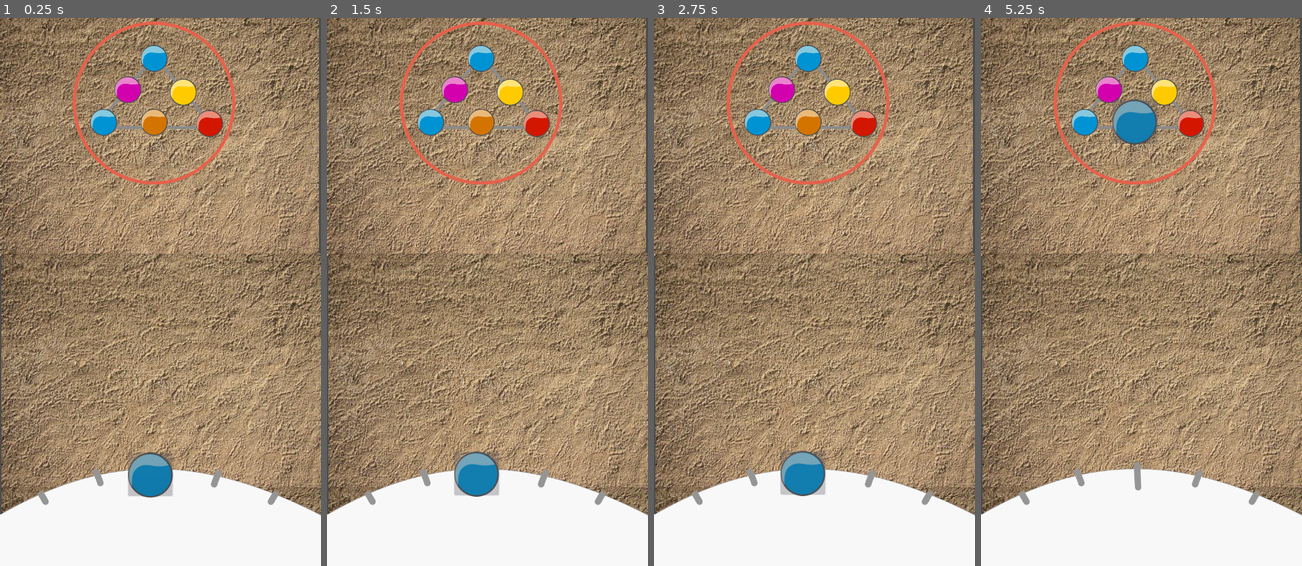
Above: before the commit, frames 1-4 (left to right).
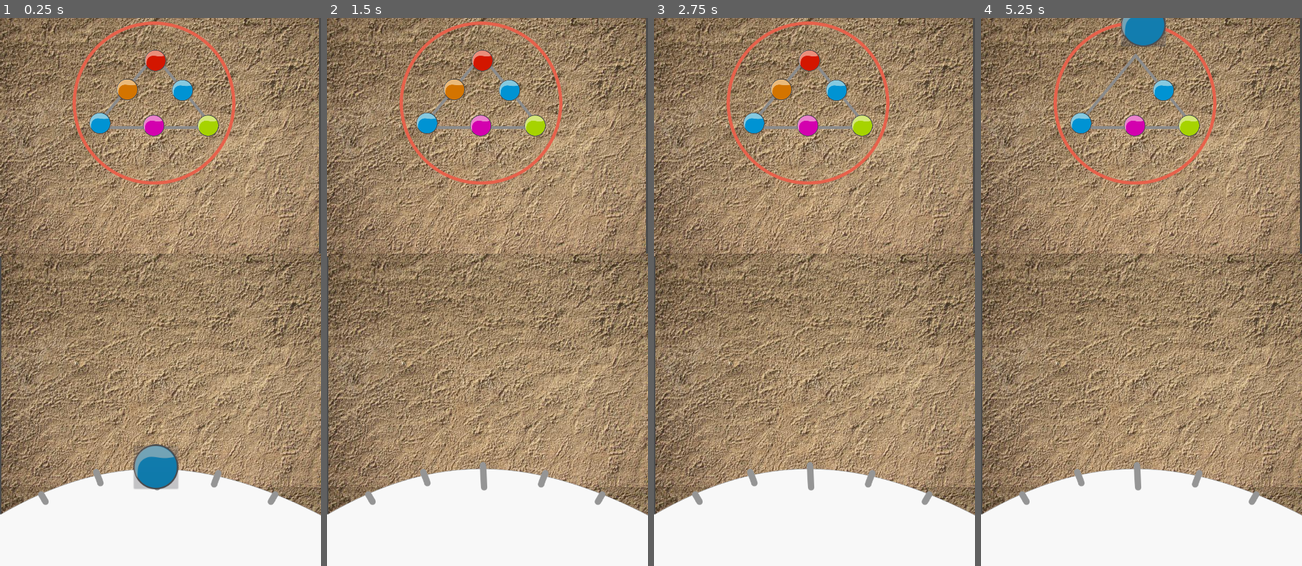
Above: after the commit, the same moments.

Repository: Shadoworker/Egattes
Game: Godot game, scene res://Game.tscn
Two runs of this game, one before a commit and one after it. Both use one fixed random seed, a clock stepped at 60 frames per second and the inputs below.
Inputs (mouse positions are in pixels of both pictures, inside the frame that each line leads up to):
- Up to frame 1 (0.25 s): no input
- Up to frame 2 (1.5 s): click (477, 472) at 0.52 s; click (477, 472) at 1.27 s
- Up to frame 3 (2.75 s): click (804, 472) at 2.02 s
- Up to frame 4 (5.25 s): tap Enter at 2.75, 4.25 s; move the mouse to (1135, 56) at 2.77 s; press the mouse at (1135, 56) at 2.78 s; tap Space at 3.5, 5 s; move the mouse to (1109, 89) at 3.52 s; release the mouse at (1109, 89) at 3.53 s; click (1109, 89) at 3.6 s; move the mouse to (1083, 122) at 4.27 s; press the mouse at (1083, 122) at 4.28 s; move the mouse to (1135, 122) at 5.02 s; release the mouse at (1135, 122) at 5.03 s; click (1135, 122) at 5.1 s

The runs differ from the first frame. In frame 1, 2.8% of the frame differs, in the area x 27-70%, y 4-88%; in frame 2, 2.9%; in frame 3, 2.9%; in frame 4, 3.2%, in the area x 27-70%, y 0-24%.

Commit message:
Add files via upload

Diff:
--- a/Game.tscn
+++ b/Game.tscn
@@ -7,12 +7,16 @@
 [ext_resource path="res://assets/egattes.png" type="Texture" id=5]
 [ext_resource path="res://actor.gd" type="Script" id=6]
 
-[sub_resource type="RectangleShape2D" id=1]
-extents = Vector2( 35.9558, 34.7557 )
+[sub_resource type="CircleShape2D" id=3]
+radius = 42.6762
+
+[sub_resource type="CircleShape2D" id=2]
+radius = 44.092
 
 [node name="Game" type="Node2D"]
 
 [node name="backgound" type="Node2D" parent="."]
+editor/display_folded = true
 
 [node name="sand1" type="Sprite" parent="backgound"]
 position = Vector2( 296.25, 221.816 )
@@ -27,6 +31,7 @@
 texture = ExtResource( 1 )
 
 [node name="triangle" type="Node2D" parent="."]
+editor/display_folded = true
 
 [node name="triangle" type="Sprite" parent="triangle"]
 position = Vector2( 287.25, 136.569 )
@@ -34,6 +39,7 @@
 texture = ExtResource( 2 )
 
 [node name="area" type="Node2D" parent="."]
+editor/display_folded = true
 
 [node name="area" type="Sprite" parent="area"]
 position = Vector2( 287.25, 159.069 )
@@ -41,6 +47,7 @@
 texture = ExtResource( 3 )
 
 [node name="pulser" type="Node2D" parent="."]
+editor/display_folded = true
 position = Vector2( 33, 786 )
 scale = Vector2( 0.92, 0.92 )
 
@@ -50,109 +57,180 @@
 texture = ExtResource( 4 )
 
 [node name="egattes" type="Node2D" parent="."]
-editor/display_folded = true
-
-[node name="egatte1" type="Sprite" parent="egattes"]
-position = Vector2( 287.714, 75.634 )
-scale = Vector2( 0.6, 0.6 )
-texture = ExtResource( 5 )
-hframes = 9
-
-[node name="Area2D" type="Area2D" parent="egattes/egatte1"]
-
-[node name="CollisionShape2D" type="CollisionShape2D" parent="egattes/egatte1/Area2D"]
-shape = SubResource( 1 )
-
-[node name="egatte2" type="Sprite" parent="egattes"]
-position = Vector2( 238.214, 134.134 )
-scale = Vector2( 0.6, 0.6 )
+
+[node name="egatte1" type="RigidBody2D" parent="egattes"]
+position = Vector2( 289.5, 76.5 )
+mass = 2.25
+gravity_scale = 0.0
+
+[node name="egatteCollision" type="CollisionShape2D" parent="egattes/egatte1"]
+position = Vector2( 1.50015, 1.50034 )
+scale = Vector2( 0.48, 0.48 )
+shape = SubResource( 3 )
+
+[node name="egatte" type="Sprite" parent="egattes/egatte1"]
+position = Vector2( 0.282959, 3.06467 )
+scale = Vector2( 0.48, 0.48 )
+texture = ExtResource( 5 )
+hframes = 9
+frame = 5
+
+[node name="Button" type="Button" parent="egattes/egatte1/egatte"]
+self_modulate = Color( 1, 1, 1, 0 )
+margin_left = -43.0
+margin_top = -40.9999
+margin_right = 40.0
+margin_bottom = 39.0001
+
+[node name="egatte2" type="RigidBody2D" parent="egattes"]
+position = Vector2( 237, 130.5 )
+mass = 2.25
+gravity_scale = 0.0
+
+[node name="egatteCollision" type="CollisionShape2D" parent="egattes/egatte2"]
+position = Vector2( 1.50015, 1.50034 )
+scale = Vector2( 0.48, 0.48 )
+shape = SubResource( 3 )
+
+[node name="egatte" type="Sprite" parent="egattes/egatte2"]
+position = Vector2( 0.282959, 3.06467 )
+scale = Vector2( 0.48, 0.48 )
+texture = ExtResource( 5 )
+hframes = 9
+frame = 2
+
+[node name="Button" type="Button" parent="egattes/egatte2/egatte"]
+self_modulate = Color( 1, 1, 1, 0 )
+margin_left = -43.0
+margin_top = -40.9999
+margin_right = 40.0
+margin_bottom = 39.0001
+
+[node name="egatte3" type="RigidBody2D" parent="egattes"]
+position = Vector2( 186, 193.5 )
+mass = 2.25
+gravity_scale = 0.0
+
+[node name="egatteCollision" type="CollisionShape2D" parent="egattes/egatte3"]
+position = Vector2( 1.50015, 1.50034 )
+scale = Vector2( 0.48, 0.48 )
+shape = SubResource( 3 )
+
+[node name="egatte" type="Sprite" parent="egattes/egatte3"]
+position = Vector2( 0.282959, 3.06467 )
+scale = Vector2( 0.48, 0.48 )
+texture = ExtResource( 5 )
+hframes = 9
+
+[node name="Button" type="Button" parent="egattes/egatte3/egatte"]
+self_modulate = Color( 1, 1, 1, 0 )
+margin_left = -43.0
+margin_top = -40.9999
+margin_right = 40.0
+margin_bottom = 39.0001
+
+[node name="egatte4" type="RigidBody2D" parent="egattes"]
+position = Vector2( 286.5, 198 )
+mass = 2.25
+gravity_scale = 0.0
+
+[node name="egatteCollision" type="CollisionShape2D" parent="egattes/egatte4"]
+position = Vector2( 1.50015, 1.50034 )
+scale = Vector2( 0.48, 0.48 )
+shape = SubResource( 3 )
+
+[node name="egatte" type="Sprite" parent="egattes/egatte4"]
+position = Vector2( 0.282959, 3.06467 )
+scale = Vector2( 0.48, 0.48 )
 texture = ExtResource( 5 )
 hframes = 9
 frame = 4
 
-[node name="Area2D" type="Area2D" parent="egattes/egatte2"]
-
-[node name="CollisionShape2D" type="CollisionShape2D" parent="egattes/egatte2/Area2D"]
-shape = SubResource( 1 )
-
-[node name="egatte3" type="Sprite" parent="egattes"]
-position = Vector2( 193.214, 194.884 )
-scale = Vector2( 0.6, 0.6 )
-texture = ExtResource( 5 )
-hframes = 9
-
-[node name="Area2D" type="Area2D" parent="egattes/egatte3"]
-
-[node name="CollisionShape2D" type="CollisionShape2D" parent="egattes/egatte3/Area2D"]
-shape = SubResource( 1 )
-
-[node name="egatte4" type="Sprite" parent="egattes"]
-position = Vector2( 287.714, 194.884 )
-scale = Vector2( 0.6, 0.6 )
-texture = ExtResource( 5 )
-hframes = 9
-frame = 2
-
-[node name="Area2D" type="Area2D" parent="egattes/egatte4"]
-
-[node name="CollisionShape2D" type="CollisionShape2D" parent="egattes/egatte4/Area2D"]
-shape = SubResource( 1 )
-
-[node name="egatte5" type="Sprite" parent="egattes"]
-position = Vector2( 391.214, 197.134 )
-scale = Vector2( 0.6, 0.6 )
-texture = ExtResource( 5 )
-hframes = 9
-frame = 5
-
-[node name="Area2D" type="Area2D" parent="egattes/egatte5"]
-
-[node name="CollisionShape2D" type="CollisionShape2D" parent="egattes/egatte5/Area2D"]
-shape = SubResource( 1 )
-
-[node name="egatte6" type="Sprite" parent="egattes"]
-position = Vector2( 341.714, 138.634 )
-scale = Vector2( 0.6, 0.6 )
-texture = ExtResource( 5 )
-hframes = 9
-frame = 8
-
-[node name="Area2D" type="Area2D" parent="egattes/egatte6"]
-
-[node name="CollisionShape2D" type="CollisionShape2D" parent="egattes/egatte6/Area2D"]
-shape = SubResource( 1 )
-
-[node name="actor" type="Sprite" parent="."]
-position = Vector2( 280.964, 854.134 )
-texture = ExtResource( 5 )
-hframes = 9
+[node name="Button" type="Button" parent="egattes/egatte4/egatte"]
+self_modulate = Color( 1, 1, 1, 0 )
+margin_left = -43.0
+margin_top = -40.9999
+margin_right = 40.0
+margin_bottom = 39.0001
+
+[node name="egatte5" type="RigidBody2D" parent="egattes"]
+position = Vector2( 388.5, 198 )
+mass = 2.25
+gravity_scale = 0.0
+
+[node name="egatteCollision" type="CollisionShape2D" parent="egattes/egatte5"]
+position = Vector2( 1.50015, 1.50034 )
+scale = Vector2( 0.48, 0.48 )
+shape = SubResource( 3 )
+
+[node name="egatte" type="Sprite" parent="egattes/egatte5"]
+position = Vector2( 0.282959, 3.06467 )
+scale = Vector2( 0.48, 0.48 )
+texture = ExtResource( 5 )
+hframes = 9
+frame = 1
+
+[node name="Button" type="Button" parent="egattes/egatte5/egatte"]
+self_modulate = Color( 1, 1, 1, 0 )
+margin_left = -43.0
+margin_top = -40.9999
+margin_right = 40.0
+margin_bottom = 39.0001
+
+[node name="egatte6" type="RigidBody2D" parent="egattes"]
+position = Vector2( 340.5, 132 )
+mass = 2.25
+gravity_scale = 0.0
+
+[node name="egatteCollision" type="CollisionShape2D" parent="egattes/egatte6"]
+position = Vector2( 1.50015, 1.50034 )
+scale = Vector2( 0.48, 0.48 )
+shape = SubResource( 3 )
+
+[node name="egatte" type="Sprite" parent="egattes/egatte6"]
+position = Vector2( 0.282959, 3.06467 )
+scale = Vector2( 0.48, 0.48 )
+texture = ExtResource( 5 )
+hframes = 9
+
+[node name="Button" type="Button" parent="egattes/egatte6/egatte"]
+self_modulate = Color( 1, 1, 1, 0 )
+margin_left = -43.0
+margin_top = -40.9999
+margin_right = 40.0
+margin_bottom = 39.0001
+
+[node name="actor" type="KinematicBody2D" parent="."]
+position = Vector2( 292.5, 840 )
 script = ExtResource( 6 )
 
-[node name="Area2D" type="Area2D" parent="actor"]
-
-[node name="CollisionShape2D" type="CollisionShape2D" parent="actor/Area2D"]
-shape = SubResource( 1 )
-
-[node name="Button" type="Button" parent="actor"]
+[node name="actorCollision" type="CollisionShape2D" parent="actor"]
+position = Vector2( -1.00024, -0.000183105 )
+shape = SubResource( 2 )
+
+[node name="actorSprite" type="Sprite" parent="actor"]
+position = Vector2( -1.03583, -1.24097 )
+texture = ExtResource( 5 )
+hframes = 9
+
+[node name="Button" type="Button" parent="actor/actorSprite"]
 self_modulate = Color( 1, 1, 1, 0.27451 )
 margin_left = -41.5
-margin_top = -40.9999
+margin_top = -39.4998
 margin_right = 41.5
-margin_bottom = 39.0001
-
-[connection signal="mouse_entered" from="egattes/egatte1/Area2D" to="egattes/egatte1" method="_on_Area2D_mouse_entered"]
-[connection signal="mouse_exited" from="egattes/egatte1/Area2D" to="egattes/egatte1" method="_on_Area2D_mouse_exited"]
-[connection signal="mouse_entered" from="egattes/egatte2/Area2D" to="egattes/egatte2" method="_on_Area2D_mouse_entered"]
-[connection signal="mouse_exited" from="egattes/egatte2/Area2D" to="egattes/egatte2" method="_on_Area2D_mouse_exited"]
-[connection signal="mouse_entered" from="egattes/egatte3/Area2D" to="egattes/egatte3" method="_on_Area2D_mouse_entered"]
-[connection signal="mouse_exited" from="egattes/egatte3/Area2D" to="egattes/egatte3" method="_on_Area2D_mouse_exited"]
-[connection signal="mouse_entered" from="egattes/egatte4/Area2D" to="egattes/egatte4" method="_on_Area2D_mouse_entered"]
-[connection signal="mouse_exited" from="egattes/egatte4/Area2D" to="egattes/egatte4" method="_on_Area2D_mouse_exited"]
-[connection signal="mouse_entered" from="egattes/egatte5/Area2D" to="egattes/egatte5" method="_on_Area2D_mouse_entered"]
-[connection signal="mouse_exited" from="egattes/egatte5/Area2D" to="egattes/egatte5" method="_on_Area2D_mouse_exited"]
-[connection signal="mouse_entered" from="egattes/egatte6/Area2D" to="egattes/egatte6" method="_on_Area2D_mouse_entered"]
-[connection signal="mouse_exited" from="egattes/egatte6/Area2D" to="egattes/egatte6" method="_on_Area2D_mouse_exited"]
-[connection signal="mouse_entered" from="actor/Area2D" to="actor" method="_on_Area2D_mouse_entered"]
-[connection signal="mouse_exited" from="actor/Area2D" to="actor" method="_on_Area2D_mouse_exited"]
-[connection signal="button_down" from="actor/Button" to="actor" method="_on_Button_button_down"]
-[connection signal="button_up" from="actor/Button" to="actor" method="_on_Button_button_up"]
+margin_bottom = 40.5002
+
+[node name="tween" type="Tween" parent="actor"]
+
+[connection signal="button_down" from="egattes/egatte2/egatte/Button" to="egattes/egatte2" method="_on_Button_button_down"]
+[connection signal="button_up" from="egattes/egatte2/egatte/Button" to="egattes/egatte2" method="_on_Button_button_up"]
+[connection signal="button_down" from="egattes/egatte3/egatte/Button" to="egattes/egatte3" method="_on_Button_button_down"]
+[connection signal="button_up" from="egattes/egatte3/egatte/Button" to="egattes/egatte3" method="_on_Button_button_up"]
+[connection signal="button_down" from="egattes/egatte4/egatte/Button" to="egattes/egatte4" method="_on_Button_button_down"]
+[connection signal="button_up" from="egattes/egatte4/egatte/Button" to="egattes/egatte4" method="_on_Button_button_up"]
+[connection signal="button_down" from="egattes/egatte5/egatte/Button" to="egattes/egatte5" method="_on_Button_button_down"]
+[connection signal="button_up" from="egattes/egatte5/egatte/Button" to="egattes/egatte5" method="_on_Button_button_up"]
+[connection signal="button_down" from="egattes/egatte6/egatte/Button" to="egattes/egatte6" method="_on_Button_button_down"]
+[connection signal="button_up" from="egattes/egatte6/egatte/Button" to="egattes/egatte6" method="_on_Button_button_up"]
+[connection signal="button_down" from="actor/actorSprite/Button" to="actor" method="_on_Button_button_down"]
+[connection signal="button_up" from="actor/actorSprite/Button" to="actor" method="_on_Button_button_up"]
--- a/actor.gd
+++ b/actor.gd
@@ -1,6 +1,12 @@
-extends Sprite
+extends KinematicBody2D
 
 var mouseIn = false
+var launched = false
+
+var initPos = Vector2(292 , 840)
+var motion = Vector2()
+
+var speed = 0.9
 
 func _ready():
 	# Called every time the node is added to the scene.
@@ -12,6 +18,18 @@
 	# Você precisa criar uma ação chamada click(botão esquerdo do mouse) no input map do seu projeto
 	if(mouseIn && Input.is_action_pressed("click")):
 		set_position(get_viewport().get_mouse_position())
+		motion = get_viewport().get_mouse_position()
+	if launched :
+		var propulsion = motion - initPos
+		if propulsion.y < 0 :
+			propulsion.y = 50
+
+		propulsion.x = -propulsion.x
+		propulsion.y = -propulsion.y
+
+		move_and_collide(propulsion * speed)
+
+
 	pass
 
 
@@ -28,11 +46,18 @@
 
 func _on_Button_button_down():
 	mouseIn = true
+	launched = false
 	print_debug("pinched")
 	pass # Replace with function body.
 
 
 func _on_Button_button_up():
 	mouseIn = false
+	launched = true
 	print_debug("launched")
+
+	var tween = get_node("tween")
+	tween.interpolate_property($actorSprite , "scale:y" , 1 ,  0.5 , 1 , Tween.TRANS_LINEAR, Tween.EASE_IN)
+	tween.start()
+	#	print_debug(motion - initPos)
 	pass # Replace with function body.
Not shown: 1 places in Game.tscn that only renumber resources
